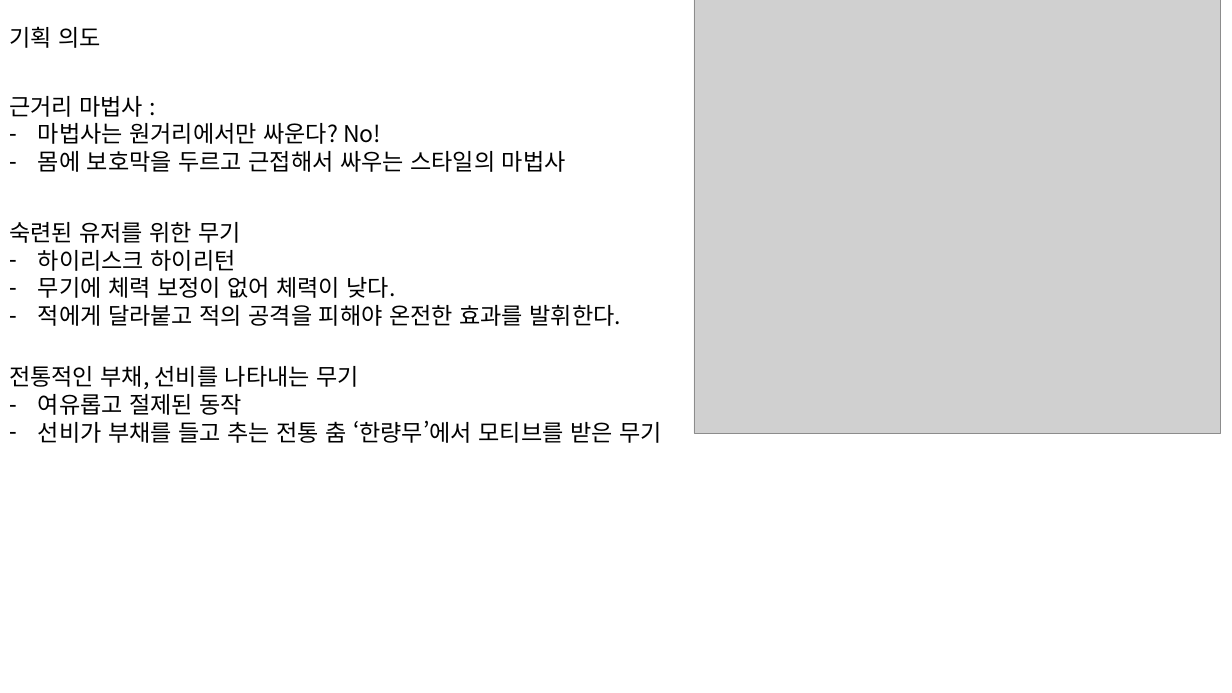
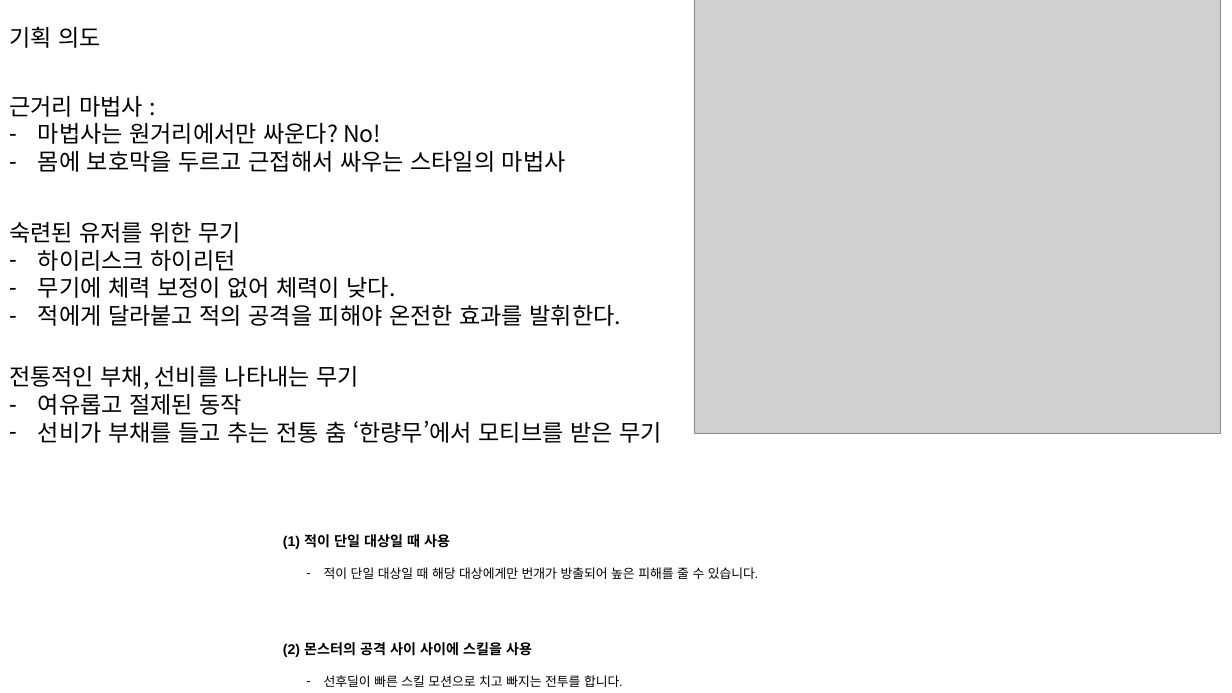
Before and after one commit to hjs0913/GameDesign, a slide deck: slide 8 of 액션&경영 RPG/스킬/리트루기아_부채스킬기획.pptx. Drawn at 1232x693 pixels with LibreOffice and Linux fonts; fonts in the diff are those of the drawing; grey boxes stand for pictures. Boxes give left, top, right and bottom in pixels: in the first picture for what was removed or moved away, otherwise in the second. Text is boxed around its words. In the diff, an @@ line names an element or a change of style, - is before the commit and + after.

Commit message:
부채 전투 방향성

```diff
--- a/액션&경영 RPG/스킬/리트루기아_부채스킬기획.pptx
+++ b/액션&경영 RPG/스킬/리트루기아_부채스킬기획.pptx
@@ text added at [283, 532, 450, 550], 11 pt, text #000000, bold @@
+(1) 적이 단일 대상일 때 사용
@@ text added at [324, 567, 758, 579], 10 pt, text #000000 @@
+– 적이 단일 대상일 때 해당 대상에게만 번개가 방출되어 높은 피해를 줄 수 있습니다.
@@ text added at [283, 642, 532, 657], 11 pt, text #000000, bold @@
+(2) 몬스터의 공격 사이 사이에 스킬을 사용
@@ text added at [324, 675, 623, 687], 10 pt, text #000000 @@
+– 선후딜이 빠른 스킬 모션으로 치고 빠지는 전투를 합니다.
```
Also in this commit, not shown: 3 other slides changed, 1 other file.
